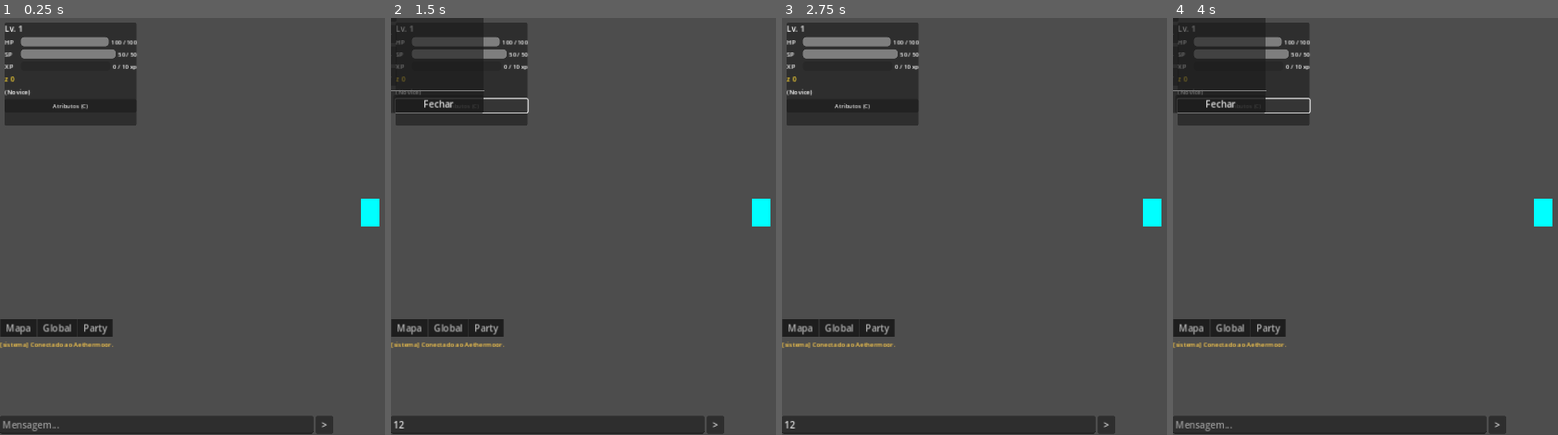
Above: before the commit, frames 1-4 (left to right).
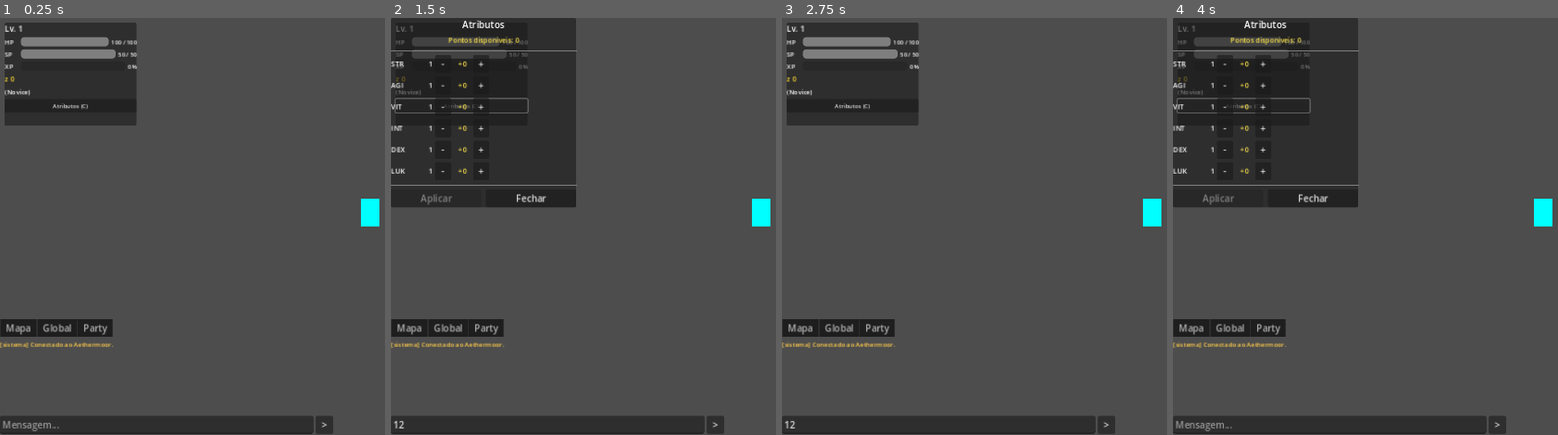
Above: after the commit, the same moments.

Repository: renash2me/Game-1.0
Game: Godot game, scene res://scenes/game_world.tscn
The game is run twice, just before and just after one commit, with the same random seed, the same clock (stepped at 60 frames per second) and the same inputs. This scene is started directly instead of the project's main scene.
Inputs (mouse positions are in pixels of both pictures, inside the frame that each line leads up to):
- Up to frame 1 (0.25 s): no input
- Up to frame 2 (1.5 s): click (548, 426) at 0.52 s; type "12" at 0.6 s; click "Atributos (C)" at 1.25 s
- Up to frame 3 (2.75 s): click "Fechar" at 2 s
- Up to frame 4 (4 s): click ">" at 2.75 s; click "Atributos (C)" at 3.5 s

The runs differ from the first frame. In frame 1, less than 0.1% of the frame differs, in the area x 29-36%, y 11-13%; in frame 2, 14%, in the area x 0-49%, y 0-46%; in frame 3, less than 0.1%; in frame 4, 14%.

Commit message:
fix(client): XP em %, painel de atributos visivel, fix class_change layout
- hud.gd: XP mostra porcentagem (42%) em vez de numero exato
- stats_panel.gd: substitui PRESET_CENTER+GROW_DIRECTION_BOTH por CenterContainer
  para renderizar corretamente dentro do CanvasLayer; era isso que causava
  o painel ficar invisivel (overlay aparecia, conteudo nao)
- class_change.gd: mesmo fix preventivo de layout com CenterContainer

Co-Authored-By: Claude Sonnet 4.6 <noreply@anthropic.com>
Claude-Session: https://claude.ai/code/session_01KzEqHDrWbGyHQtNhqA5Y96

Diff:
--- a/client/scripts/ui/class_change.gd
+++ b/client/scripts/ui/class_change.gd
@@ -22,12 +22,14 @@
 	overlay.mouse_filter = Control.MOUSE_FILTER_STOP
 	add_child(overlay)
 
+	var center := CenterContainer.new()
+	center.set_anchors_preset(Control.PRESET_FULL_RECT)
+	center.mouse_filter = Control.MOUSE_FILTER_PASS
+	add_child(center)
+
 	var panel := PanelContainer.new()
-	panel.set_anchors_preset(Control.PRESET_CENTER)
-	panel.grow_horizontal = Control.GROW_DIRECTION_BOTH
-	panel.grow_vertical   = Control.GROW_DIRECTION_BOTH
 	panel.custom_minimum_size = Vector2(400, 0)
-	add_child(panel)
+	center.add_child(panel)
 
 	var vbox := VBoxContainer.new()
 	vbox.add_theme_constant_override("separation", 8)
--- a/client/scripts/ui/hud.gd
+++ b/client/scripts/ui/hud.gd
@@ -61,7 +61,8 @@
 func _refresh_xp(xp: int, xp_next: int) -> void:
 	_xp_bar.max_value = max(xp_next, 1)
 	_xp_bar.value = xp
-	_xp_lbl.text = "%d / %d xp" % [xp, xp_next]
+	var pct := int(float(xp) / float(max(xp_next, 1)) * 100.0)
+	_xp_lbl.text = "%d%%" % pct
 
 func _refresh_level(level: int) -> void:
 	_level_lbl.text = "Lv. %d" % level
--- a/client/scripts/ui/stats_panel.gd
+++ b/client/scripts/ui/stats_panel.gd
@@ -30,12 +30,14 @@
 	overlay.mouse_filter = Control.MOUSE_FILTER_STOP
 	add_child(overlay)
 
+	var center := CenterContainer.new()
+	center.set_anchors_preset(Control.PRESET_FULL_RECT)
+	center.mouse_filter = Control.MOUSE_FILTER_PASS
+	add_child(center)
+
 	var panel := PanelContainer.new()
-	panel.set_anchors_preset(Control.PRESET_CENTER)
-	panel.grow_horizontal = Control.GROW_DIRECTION_BOTH
-	panel.grow_vertical   = Control.GROW_DIRECTION_BOTH
 	panel.custom_minimum_size = Vector2(320, 0)
-	add_child(panel)
+	center.add_child(panel)
 
 	var vbox := VBoxContainer.new()
 	vbox.add_theme_constant_override("separation", 6)
